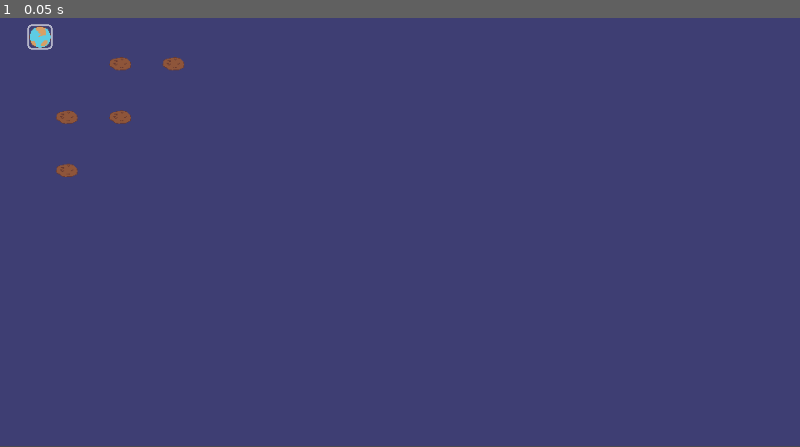
Above: before the commit, frame 1.
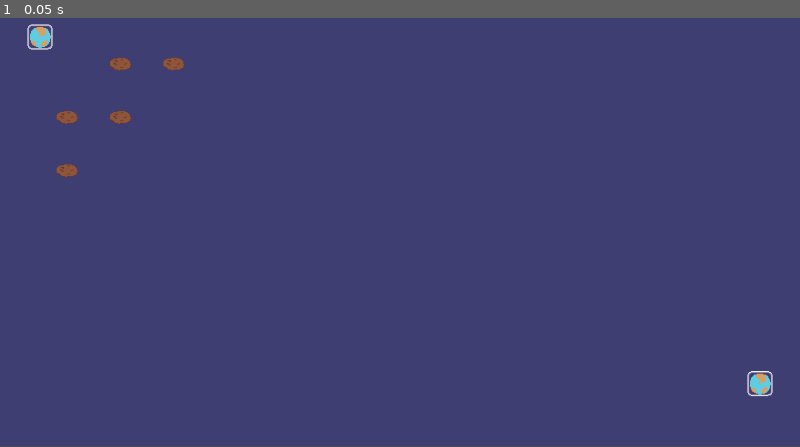
Above: after the commit, the same moment.

Repository: CannibalCowsRanch/Gravitone
Game: Godot game, scene res://scenes/Game.tscn
Same seed, same stepped clock (60 frames per second), same inputs: the game is played once before the commit and once after it.
Inputs:
- Up to frame 1 (0.05 s): no input

The runs differ from the first frame. In frame 1, 0.2% of the frame differs, in the area x 93-97%, y 82-89%.

Commit message:
Added player2 setup

Diff:
--- a/project.godot
+++ b/project.godot
@@ -128,6 +128,31 @@
 "events": [ Object(InputEventKey,"resource_local_to_scene":false,"resource_name":"","device":0,"alt":false,"shift":false,"control":false,"meta":false,"command":false,"pressed":false,"scancode":32,"unicode":0,"echo":false,"script":null)
  ]
 }
+move_right_2={
+"deadzone": 0.5,
+"events": [ Object(InputEventJoypadMotion,"resource_local_to_scene":false,"resource_name":"","device":0,"axis":0,"axis_value":1.0,"script":null)
+ ]
+}
+move_left_2={
+"deadzone": 0.5,
+"events": [ Object(InputEventJoypadMotion,"resource_local_to_scene":false,"resource_name":"","device":0,"axis":0,"axis_value":-1.0,"script":null)
+ ]
+}
+move_up_2={
+"deadzone": 0.5,
+"events": [ Object(InputEventJoypadMotion,"resource_local_to_scene":false,"resource_name":"","device":0,"axis":1,"axis_value":-1.0,"script":null)
+ ]
+}
+move_down_2={
+"deadzone": 0.5,
+"events": [ Object(InputEventJoypadMotion,"resource_local_to_scene":false,"resource_name":"","device":0,"axis":1,"axis_value":1.0,"script":null)
+ ]
+}
+interact_2={
+"deadzone": 0.5,
+"events": [ Object(InputEventJoypadButton,"resource_local_to_scene":false,"resource_name":"","device":0,"button_index":0,"pressure":0.0,"pressed":false,"script":null)
+ ]
+}
 
 [physics]
 
--- a/scenes/Game.gd
+++ b/scenes/Game.gd
@@ -13,8 +13,8 @@
 	_setup_player(player1, Vector2(1, 1))
 
 	# init second player
-	#var player2: Player = Player.instance()
-	#_setup_player(player2, Vector2($Grid.grid_size.x - 2, $Grid.grid_size.y - 2))
+	var player2: Player = Player.new(Types.PlayerNumber.PLAYER_2)
+	_setup_player(player2, Vector2($EntitiesGrid.grid_size.x - 2, $EntitiesGrid.grid_size.y - 2))
 
 	$EntitiesGrid.add_object(Asteroid.instance(), Vector2(4, 2))
 	$EntitiesGrid.add_object(Asteroid.instance(), Vector2(6, 2))
